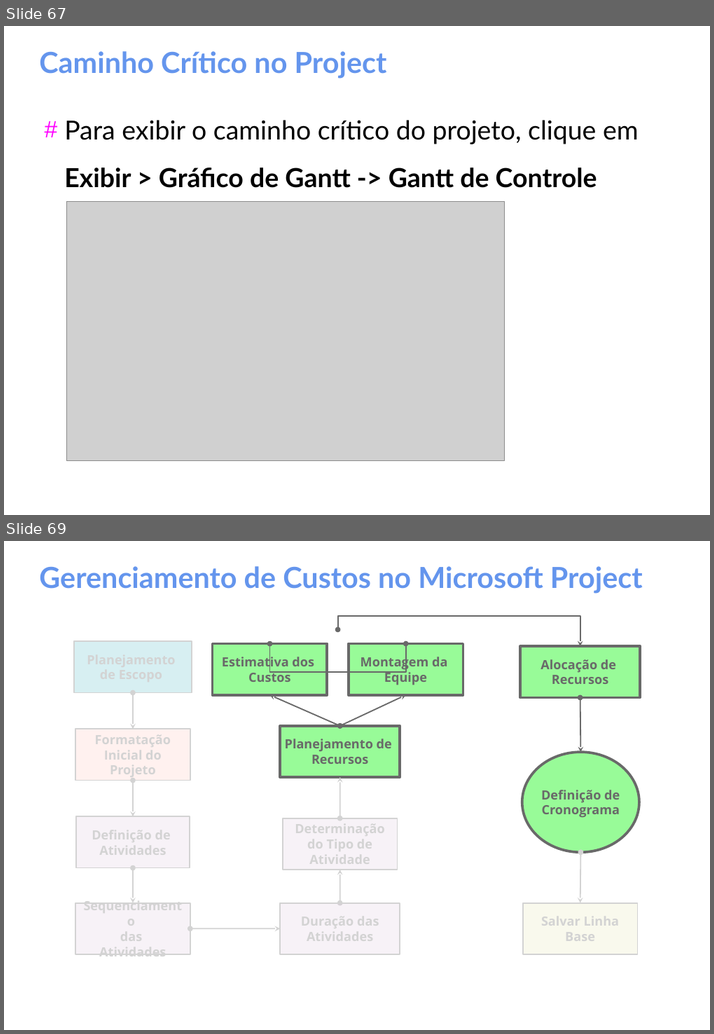
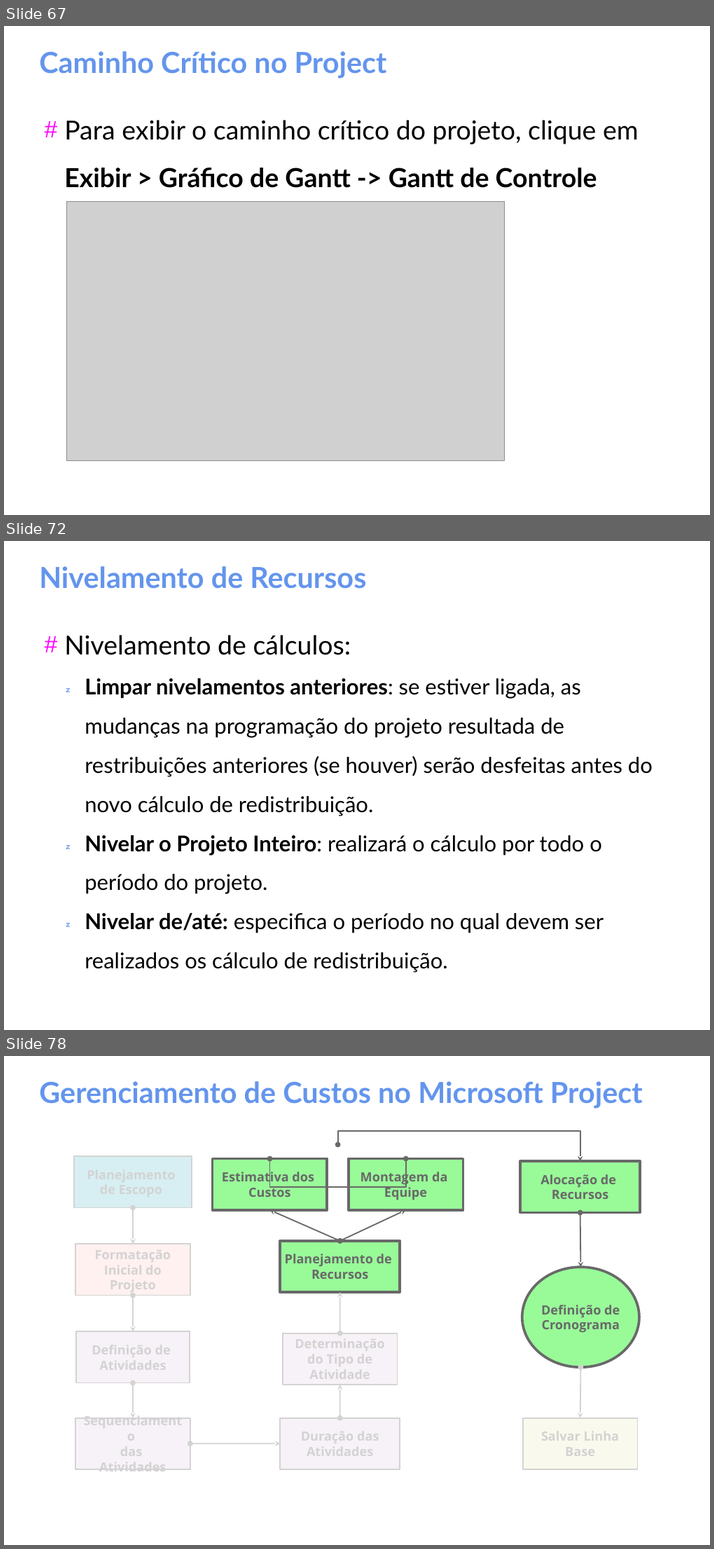
Before and after one commit to gomesluiz/gestao-de-projetos, a slide deck: aulas/project-aula-02.odp. Shown one above the other, each under a label of ours: slides 67 and 69 before the commit, slides 67, 72 and 78 after it; the slides between them are not shown. The pictures are 714x1034 and 714x1549 pixels, drawn with LibreOffice and Linux fonts; fonts in the diff are those of the drawing; grey boxes stand for pictures. Boxes give left, top, right and bottom in pixels: in the first picture for what was removed or moved away, otherwise in the second. Text is boxed around its words. In the diff, an @@ line names an element or a change of style, - is before the commit and + after.

```diff
--- a/aulas/project-aula-02.odp
+++ b/aulas/project-aula-02.odp
@@ slide 72 added at (x1=4, y1=541, x2=710, y2=1030), background #FFFFFF @@
@@ title added at (x1=39, y1=566, x2=366, y2=589), 32 pt, text #6495ED, bold @@
+Nivelamento de Recursos
@@ text added at (x1=64, y1=635, x2=652, y2=972), 24 pt, text #000000 @@
+# Nivelamento de cálculos:
+   Limpar nivelamentos anteriores: se estiver ligada, as mudanças na programação do projeto resultada de restribuições anteriores (se houver) serão desfeitas antes do novo cálculo de redistribuição.
+   Nivelar o Projeto Inteiro: realizará o cálculo por todo o período do projeto.
+   Nivelar de/até: especifica o período no qual devem ser realizados os cálculo de redistribuição.
@@ what was slide 69 is now slide 78 @@
```
Also in this commit, not shown: 6 slides changed, 9 other slides added, 1 slide removed.
